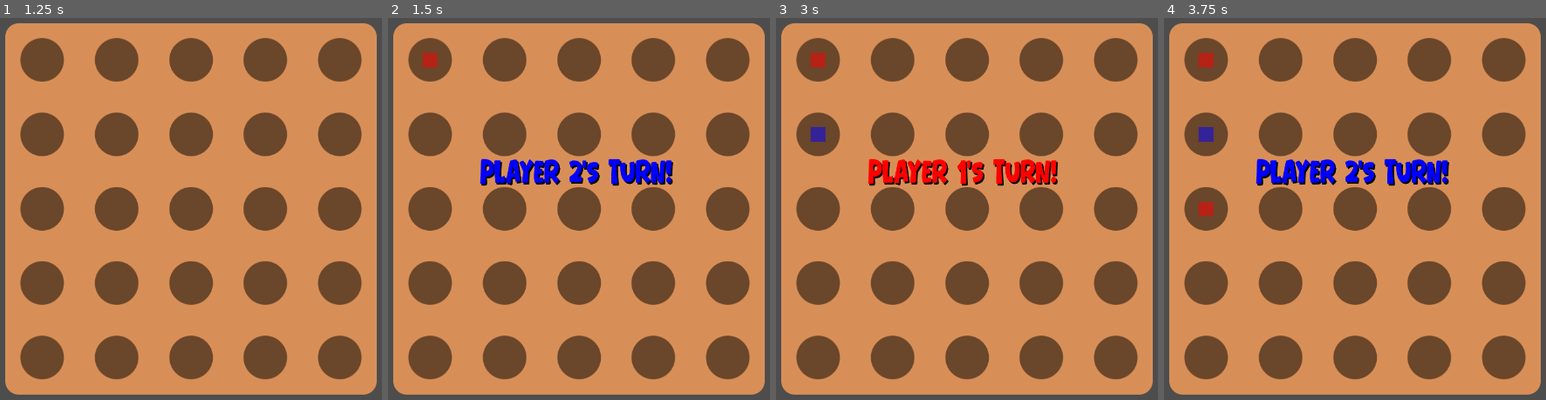
Above: before the commit, frames 1-4 (left to right).
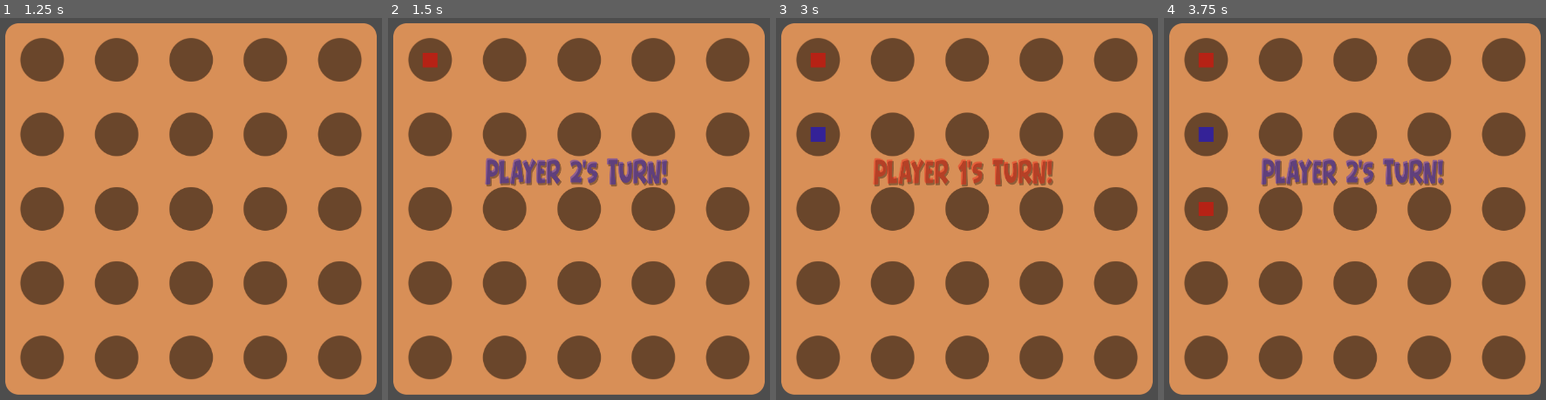
Above: after the commit, the same moments.

Repository: morfyy/4square
Game: Godot game, scene res://scenes/menu.tscn
The game is run twice, just before and just after one commit, with the same random seed, the same clock (stepped at 60 frames per second) and the same inputs.
Inputs (mouse positions are in pixels of both pictures, inside the frame that each line leads up to):
- Up to frame 1 (1.25 s): click "Start Game" at 0.5 s
- Up to frame 2 (1.5 s): click (430, 60) at 1.27 s
- Up to frame 3 (3 s): click (818, 60) at 2.02 s; click (818, 136) at 2.77 s
- Up to frame 4 (3.75 s): click (1206, 209) at 3.52 s

Frame 1 is identical in both runs. In frame 2, 2.8% of the frame differs, in the area x 23-75%, y 36-45%; in frame 3, 2.7%; in frame 4, 2.8%.

Commit message:
feat: Implement´general player class.

Diff:
--- /dev/null
+++ b/autoloads/signals.gd
@@ -0,0 +1,4 @@
+extends Node
+# SignalManager
+
+signal local_move_requested(int) # index:int at which hole
--- a/project.godot
+++ b/project.godot
@@ -15,6 +15,10 @@
 config/features=PackedStringArray("4.5", "GL Compatibility")
 config/icon="res://icon.svg"
 
+[autoload]
+
+signals="*res://autoloads/signals.gd"
+
 [display]
 
 window/size/viewport_width=1920
--- a/scenes/board.gd
+++ b/scenes/board.gd
@@ -4,8 +4,6 @@
 var hole_pck:PackedScene = preload("res://scenes/hole.tscn")
 
 
-func _ready() -> void:
-	generate(Vector2i(6,6))
 
 func generate(gridsize:Vector2i) -> void:
 	var hole_size:Vector2 = Vector2(size.x/gridsize.x, size.y/gridsize.y)
--- a/scenes/game.gd
+++ b/scenes/game.gd
@@ -1,40 +1,64 @@
 extends Control
 class_name Game
 
+
+var player_pck:PackedScene = preload("res://scenes/player.tscn")
+
 @onready var board:Board = $board/Board
+var gridsize:Vector2i = Vector2i(5,5)
 
-var gridsize:Vector2i
+@onready var players:Node = $players
+var active_player:int = 0
 
-var players_turn:int = 1
+func get_active_player() -> Player:
+	return players.get_child(active_player)
+
+
+
+func _ready() -> void:
+	signals.connect("local_move_requested", local_move_requested)
+
+
 
 
 func create(my_gridsize:Vector2i) -> void:
 	gridsize = my_gridsize
 	board.generate(my_gridsize)
-	for hole in board.get_children():
-		hole.request_placement.connect(placement_requested)
+
+func add_player(player_name:String, player_type:Player.Type) -> void:
+	var new_player:Player = player_pck.instantiate()
+	new_player.username = player_name
+	new_player.type = player_type
+
+	new_player.id = players.get_child_count()
+
+	if new_player.id == 0:
+		new_player.is_active = true
+
+	players.add_child(new_player)
+	new_player.connect("move_submitted", move_submitted)
 
 
-func placement_requested(index:int) -> void:
-	if board.get_child(index).value != 0:
+
+func local_move_requested(at_hole:int) -> void:
+	if get_active_player().type != Player.Type.LOCAL:
+		return
+	move_submitted(get_active_player().id, at_hole)
+
+
+func move_submitted(by:int, at_hole:int) -> void:
+	if get_active_player().id != by:
 		return
 
-	board.get_child(index).set_value(players_turn)
-	if players_turn == 1:
-		players_turn = 2
-	else:
-		players_turn = 1
+	board.get_child(at_hole).set_value(by)
 
-	pop_message("Player "+str(players_turn)+"'s turn!",
-	[Color.WHITE,Color.RED,Color.BLUE][players_turn]
-	)
+	get_active_player().is_active = false
+	active_player += 1
+	active_player = active_player % players.get_child_count()
+	get_active_player().is_active = true
 
+	pop_message(get_active_player().username+"'s turn!", [Color.RED,Color.BLUE][active_player] )
 
-func gridpos_to_index(gridpos:Vector2i) -> int:
-	return gridpos.y*gridsize.x + gridsize.x
-
-func index_to_gridpos(index:int) -> Vector2i:
-	return Vector2i( index%gridsize.x, int(float(index)/gridsize.y) )
 
 
 
@@ -43,3 +67,11 @@
 	$message/message_anim.play("pop")
 	$message/Label.text = msg
 	$message/Label.add_theme_color_override("font_color", msg_color)
+
+
+
+func gridpos_to_index(gridpos:Vector2i) -> int:
+	return gridpos.y*gridsize.x + gridsize.x
+
+func index_to_gridpos(index:int) -> Vector2i:
+	return Vector2i( index%gridsize.x, int(float(index)/gridsize.y) )
--- a/scenes/game.tscn
+++ b/scenes/game.tscn
@@ -16,7 +16,7 @@
 tracks/0/interp = 2
 tracks/0/loop_wrap = true
 tracks/0/keys = {
-"times": PackedFloat32Array(0.10000001, 0.20000002, 0.3),
+"times": PackedFloat32Array(0.20000002, 0.3, 0.4),
 "transitions": PackedFloat32Array(1, 1, 1),
 "update": 0,
 "values": [Vector2(0.9, 1.2), Vector2(1.1, 0.9), Vector2(1, 1)]
@@ -28,10 +28,10 @@
 tracks/1/interp = 1
 tracks/1/loop_wrap = true
 tracks/1/keys = {
-"times": PackedFloat32Array(0, 0.1, 0.9, 1),
-"transitions": PackedFloat32Array(1, 1, 1, 1),
+"times": PackedFloat32Array(0, 0.1, 0.2, 0.9, 1),
+"transitions": PackedFloat32Array(1, 1, 1, 1, 1),
 "update": 0,
-"values": [Color(1, 1, 1, 0), Color(1, 1, 1, 1), Color(1, 1, 1, 1), Color(1, 1, 1, 0)]
+"values": [Color(1, 1, 1, 0), Color(1, 1, 1, 0), Color(1, 1, 1, 1), Color(1, 1, 1, 1), Color(1, 1, 1, 0)]
 }
 
 [sub_resource type="Animation" id="Animation_p57ef"]
@@ -140,3 +140,5 @@
 libraries = {
 &"": SubResource("AnimationLibrary_u5sy4")
 }
+
+[node name="players" type="Node" parent="."]
--- a/scenes/hole.gd
+++ b/scenes/hole.gd
@@ -3,15 +3,15 @@
 
 var index:int = 0
 
-var value:int = 0
-signal request_placement(int)
+var value:int = -1
 
 func _on_pressed() -> void:
-	request_placement.emit(index)
-
+	if value >= 0:
+		return
+	signals.local_move_requested.emit(index)
 
 
 func set_value(to:int):
 	value = to
-	$red.visible = to == 1
-	$blue.visible = to == 2
+	$red.visible = to == 0
+	$blue.visible = to == 1
--- a/scenes/menu.gd
+++ b/scenes/menu.gd
@@ -9,4 +9,6 @@
 	var new_game:Game = game.instantiate()
 	get_tree().root.add_child(new_game)
 	new_game.create(Vector2i(5,5))
+	new_game.add_player("Player 1", Player.Type.LOCAL)
+	new_game.add_player("Player 2", Player.Type.LOCAL)
 	queue_free()
--- /dev/null
+++ b/scenes/player.gd
@@ -0,0 +1,17 @@
+extends Node
+class_name Player
+
+enum Type {
+	LOCAL=0,
+	CPU,
+	REMOTE # no implementation
+}
+
+var id:int = 0 # basically index, game.gd needs to make sure it always is
+var username:String = "Player"
+var type:Type = Type.LOCAL
+var is_active:bool = false
+
+signal move_submitted(by_player:int,at_hole:int)
+# id - from which player
+# index - at which hole
--- /dev/null
+++ b/scenes/player.tscn
@@ -0,0 +1,6 @@
+[gd_scene load_steps=2 format=3 uid="uid://bnumacbuhwc3y"]
+
+[ext_resource type="Script" uid="uid://dxlwkh5apek21" path="res://scenes/player.gd" id="1_3vyb7"]
+
+[node name="Player" type="Node"]
+script = ExtResource("1_3vyb7")
Not shown, added: autoloads/signals.gd.uid
Not shown, added: scenes/player.gd.uid
